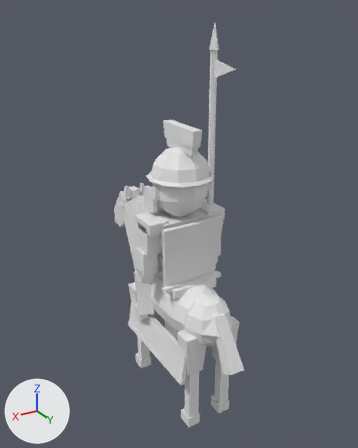
The Blender file art_source/blender/units/blend/byzantines/cataphract_a3.blend as it was, and as the next commit left it.
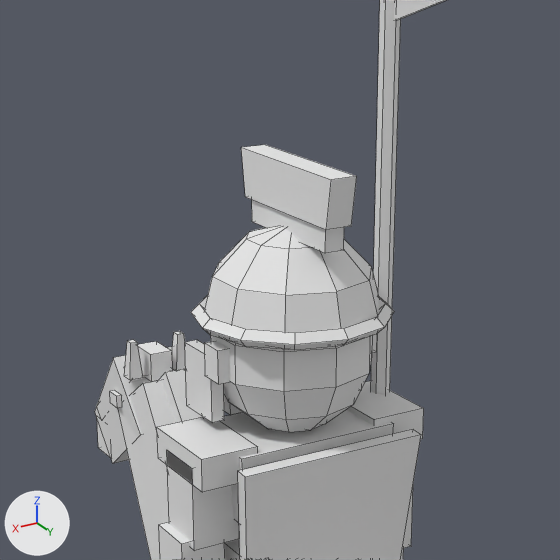
Old and new are each drawn whole from a 50 mm camera at (2.11, 3.49, 3.56) aimed at (-0.07, -0.14, 1.74) and again close up on the part from 23% to 76% of the width and 16% to 58% of the height. Arrows for +X, +Y and +Z are at lower left; the lights stay in place. The older version's two pictures come first. The close-ups show mesh edges as thin lines.

Objects in the first close-up: 'Body'.
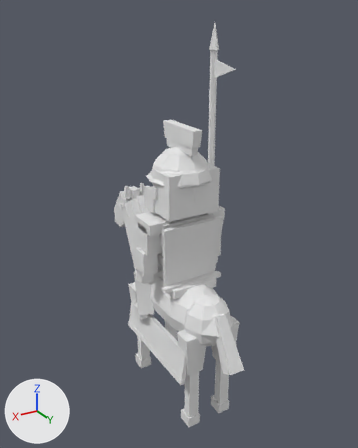
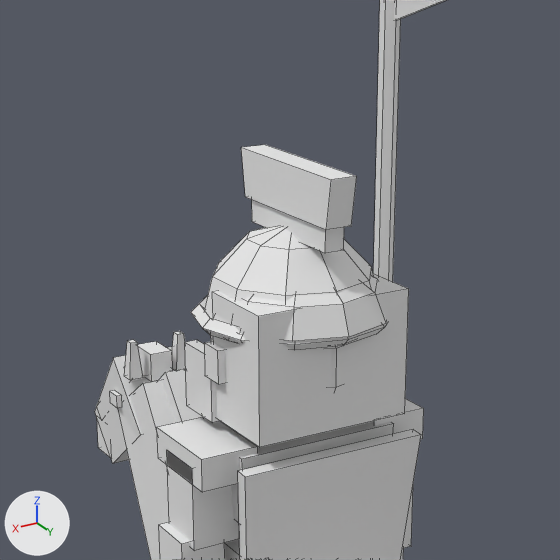
What differs and where, as boxes (x1, y1, x2, y2) in the close-ups (560 x 560 px):
part 1 of me_body, added: after (212, 273, 409, 447)
part 2 of me_body, added: after (243, 276, 386, 341)

The change, as a diff of the scene's bpy script:
```diff
--- a/art_source/blender/units/blend/byzantines/cataphract_a3.blend.py
+++ b/art_source/blender/units/blend/byzantines/cataphract_a3.blend.py
@@ me_body @@
 # used by ob_body; location = (0.0, 0.0, 0.0)
-me_body.from_pydata(...)  # 880 vertices, 777 faces; spans x -0.41..0.41, y -1.29..0.92, z 0.0..3.49
+me_body.from_pydata(...)  # 919 vertices, 814 faces; spans x -0.41..0.41, y -1.29..0.92, z 0.0..3.49
+# me_body part 1: a new loose piece, a box spanning x -0.25..0.25, y -0.03..0.23, z 1.97..2.35, in mat_pe_unitpalette (its picture is missing)
+# me_body part 2: the loose piece of 31 vertices spanning x -0.26..0.26, y -0.27..0.27, z 2.24..2.52 is copied, and the copy is scaled about its middle by (0.963, 0.926, 0.607), then moved by (0.0, 0.05, -0.03); it spans x -0.25..0.25, y -0.2..0.3, z 2.27..2.44
 me_body.materials.append(mat_pe_unitpalette)
```
